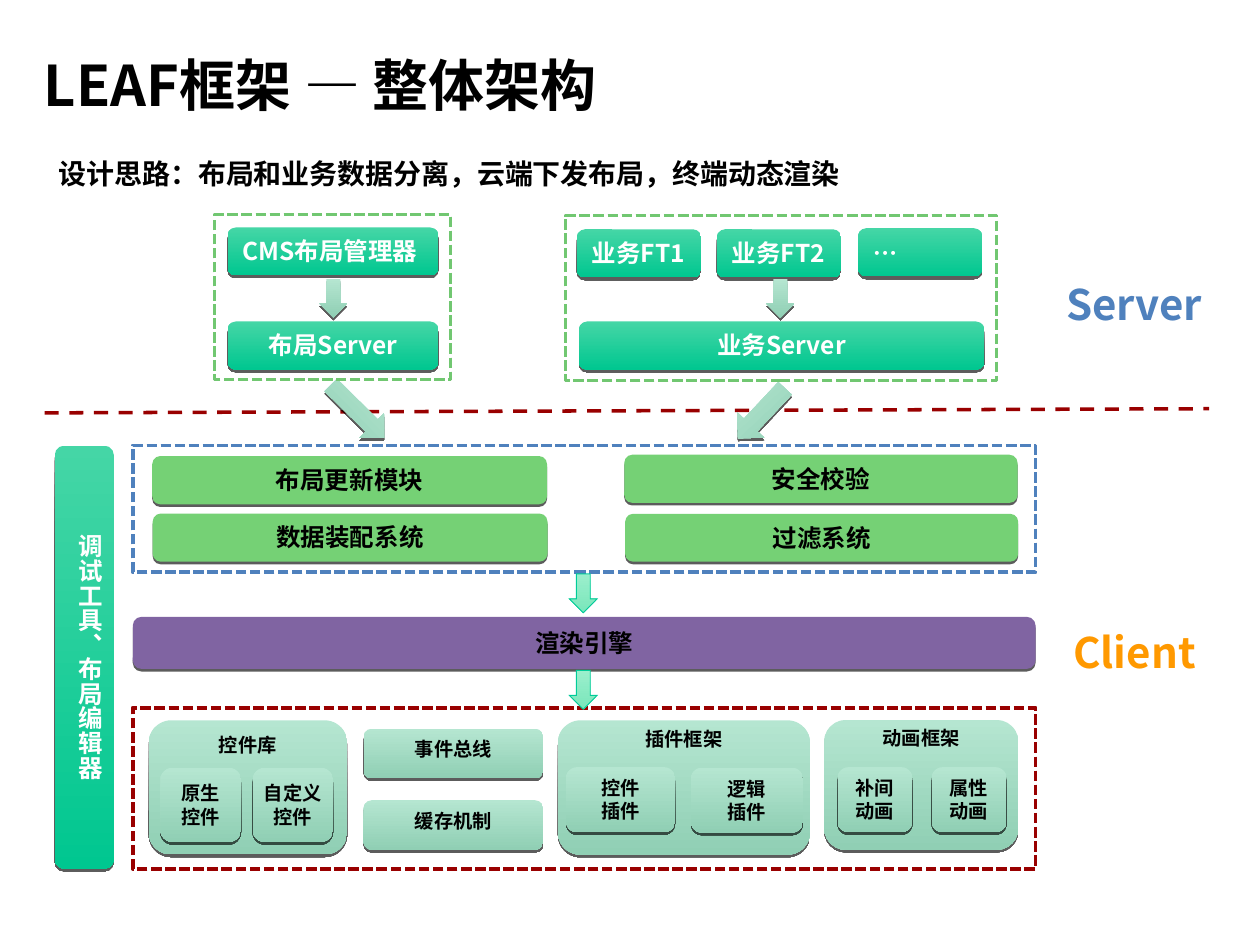
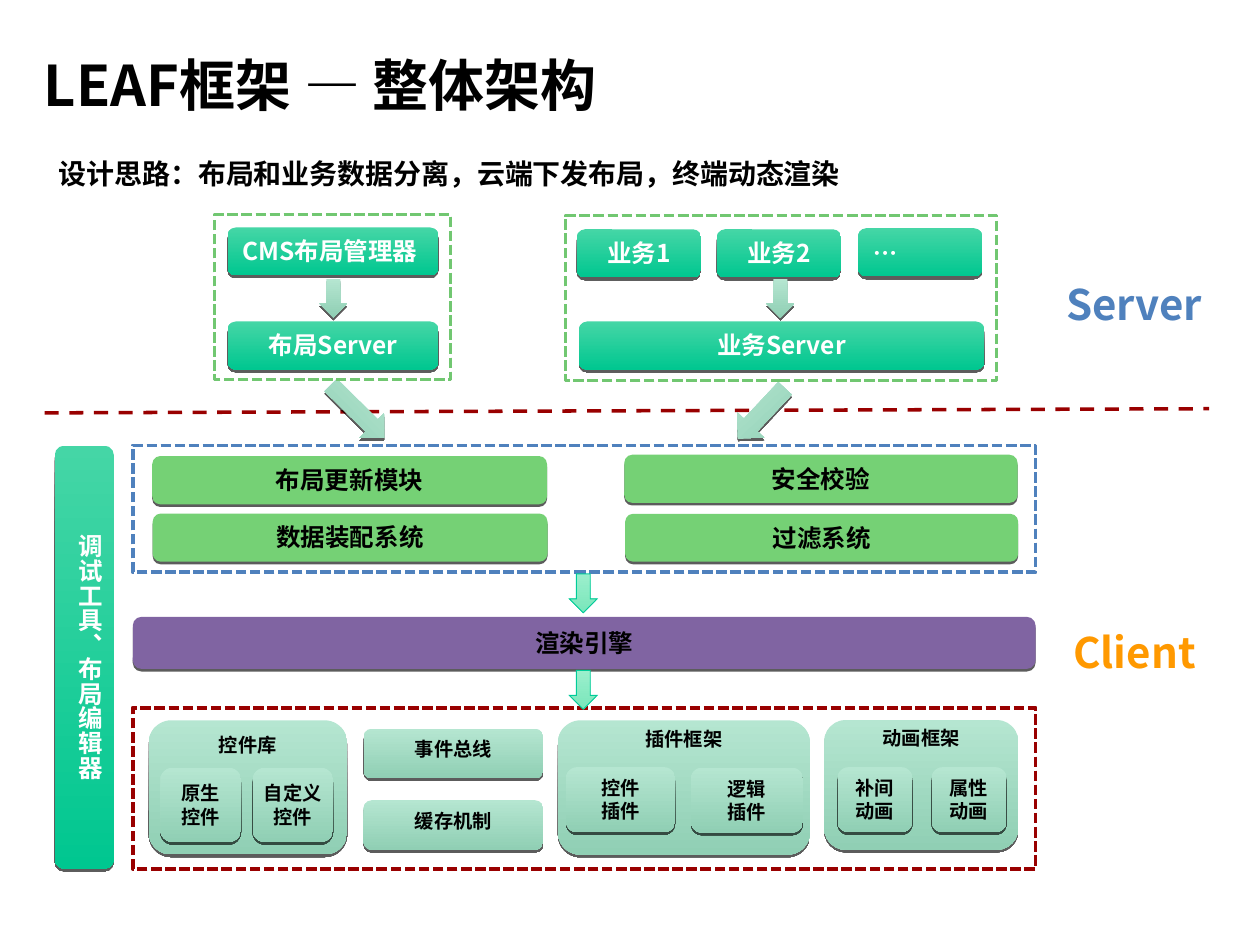
Before and after one commit to hamlingong/data, a slide deck: slide 8 of promote/龚海龙-v1.0.ppt. Drawn at 1260x945 pixels with LibreOffice and Linux fonts; fonts in the diff are those of the drawing; background and template pictures are left out. Boxes give left, top, right and bottom in pixels: in the first picture for what was removed or moved away, otherwise in the second. Text is boxed around its words. In the diff, an @@ line names an element or a change of style, - is before the commit and + after.

```diff
--- a/promote/龚海龙-v1.0.ppt
+++ b/promote/龚海龙-v1.0.ppt
@@ text in rounded rectangle at bbox=[607, 241, 671, 264]: text changed @@
-业务FT1
+业务1
@@ text in rounded rectangle at bbox=[747, 241, 811, 264]: text changed @@
-业务FT2
+业务2
```
Also in this commit, not shown: 5 other slides changed.
